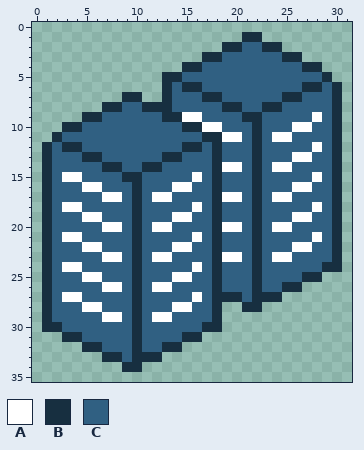
File history of a pixel-art sprite, Assets/AnimationImporter-master/Sprites/buildings.png. Above: the version before the commit.
The file is 32x36 pixels.
Palette (. is transparent): A #ffffff  B #172f40  C #306082
Pixels before, first column x 1:
 1 ....................BB........
 2 ..................BBCCBB......
 3 ................BBCCCCCCBB....
 4 ..............BBCCCCCCCCCCBB..
 5 ............BBCCCCCCCCCCCCCCB.
 6 ............BCBBCCCCCCCCCCBBCB
 7 ........BB..BCCCBBCCCCCCBBCCCB
 8 ......BBCCBBBCCCCCBBCCBBCCCCCB
 9 ....BBCCCCCCBBAACCCCBBCCCCCACB
10 ..BBCCCCCCCCCCBBAACCCBCCCAACCB
11 .BCCCCCCCCCCCCCCBBAACBCAACCCCB
12 BCBBCCCCCCCCCCBBCBCCCBCCCCCACB
13 BCCCBBCCCCCCBBCCCBCCCBCCCAACCB
14 BCCCCCBBCCBBCCCCCBAACBCAACCCCB
15 BCAACCCCBBCCCCCACBCCCBCCCCCACB
16 BCCCAACCCBCCCAACCBCCCBCCCAACCB
17 BCCCCCAACBCAACCCCBAACBCAACCCCB
18 BCAACCCCCBCCCCCACBCCCBCCCCCACB
19 BCCCAACCCBCCCAACCBCCCBCCCAACCB
20 BCCCCCAACBCAACCCCBAACBCAACCCCB
21 BCAACCCCCBCCCCCACBCCCBCCCCCACB
22 BCCCAACCCBCCCAACCBCCCBCCCAACCB
23 BCCCCCAACBCAACCCCBAACBCAACCCCB
24 BCAACCCCCBCCCCCACBCCCBCCCCCCBB
25 BCCCAACCCBCCCAACCBCCCBCCCCBB..
26 BCCCCCAACBCAACCCCBCCCBCCBB....
27 BCAACCCCCBCCCCCACBBBCBBB......
28 BCCCAACCCBCCCAACCB..BB........
29 BCCCCCAACBCAACCCCB............
30 BBCCCCCCCBCCCCCCBB............
31 ..BBCCCCCBCCCCBB..............
32 ....BBCCCBCCBB................
33 ......BBCBBB..................
34 ........BB....................
After the commit:
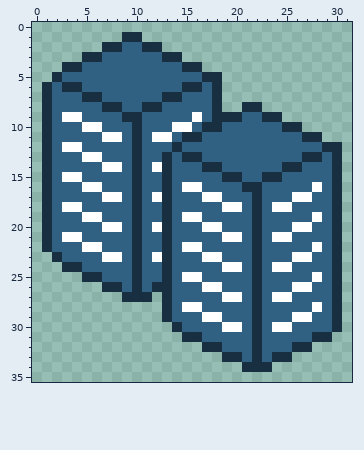
Edits made:
Changed rows in their new state; - is an unchanged pixel.
first column x 1:
 1 --------BB----------..--------
 2 ------BBCCBB------......------
 3 ----BBCCCCCCBB--..........----
 4 --BBCCCCCCCCCC--............--
 5 -BCCCCCCCCCCCC--BB...........-
 6 BCBBCCCCCCCCC----B............
 7 BCCCBBCCCCCC-B--C-............
 8 BCCCCC------C----B..BB........
 9 BCAACC--BB--CCC--BBBCCBB......
10 BCCCAA---B---AACBB---C--BB....
11 BC----AA-B-AA-BBCCCC-C-CC-BB..
12 --AA-----B---BCC-C---C-----CB-
13 ----AA---B---CBB-C---C---CBB--
14 ------AA-BCAB---B-CC-C-CBB----
15 --------C---B--C-CBB-CBB---C--
16 ------------BC-A-C--B----CCA--
17 ------------B---AACC---CCAA---
18 ------------B--C-CAA---AA--C--
19 ------------BC-A-C-------CCA--
20 ------------B---AACC---CCAA---
21 ------------B--C-CAA---AA--C--
22 ------------BC-A-C-------CCA--
23 .B----------B---AACC---CCAA---
24 ..BB--------B--C-CAA---AA---C-
25 ....BB------BC-A-C--------CACB
26 ......BB---BB---AA------CAACCB
27 ........B-B.B--C-CAA--CAACCCCB
28 ............BC-A-CCCC-CCCCCACB
29 ............B---AACCCBCCCAACCB
30 .............B--CCAACBCAACCCCB
31 --............--CCCCCBCCCCCBB-
32 ----..........--BBCCCBCCCBB---
33 ------......------BBCBCBB-----
34 --------..----------BBB-------
Changed places in both pictures, as pixel boxes (x1, y1, x2, y2):
changed: (42, 32, 342, 372)
